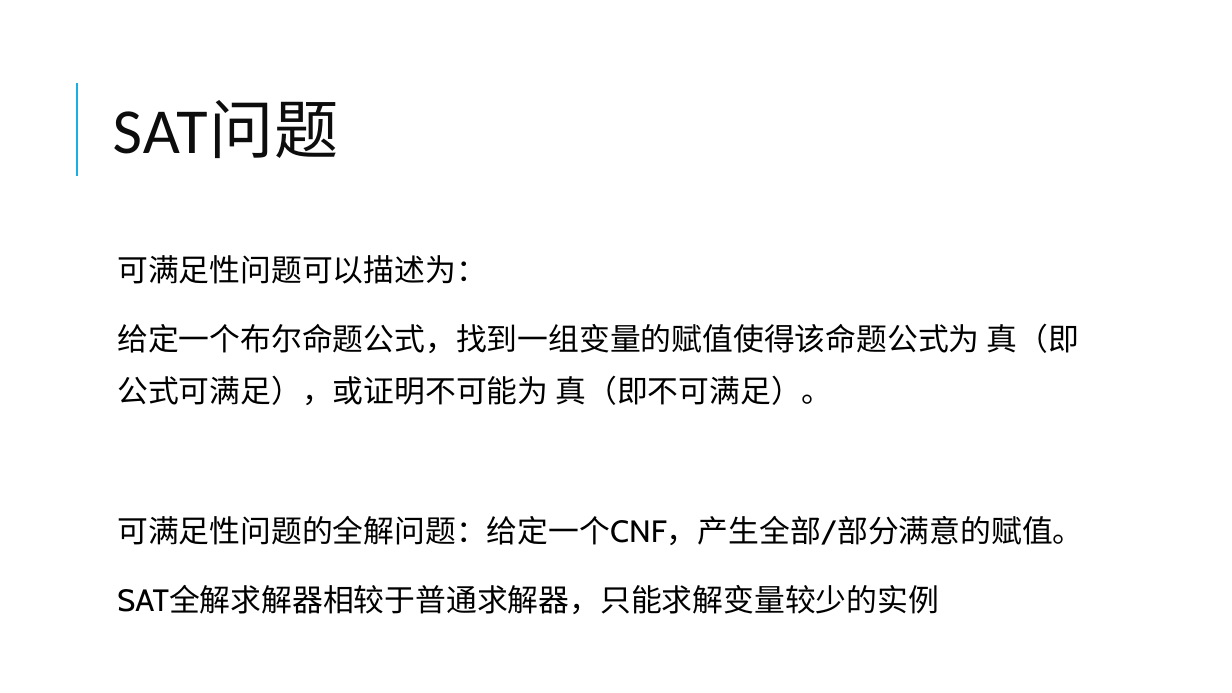
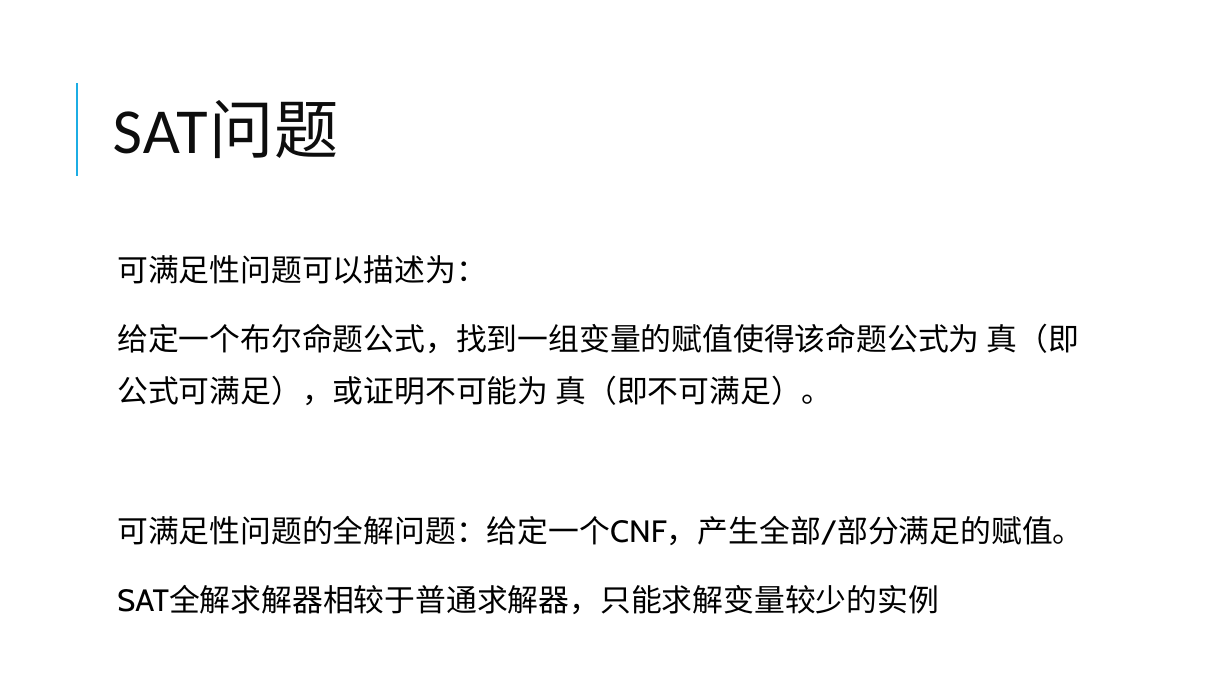
Before and after one commit to yberlin/hello-world, a slide deck: slide 7 of 数电/代数解析器与其密码学领域的应用.pptx. Drawn at 1232x693 pixels with LibreOffice and Linux fonts; fonts in the diff are those of the drawing. Boxes give left, top, right and bottom in pixels: in the first picture for what was removed or moved away, otherwise in the second. Text is boxed around its words. In the diff, an @@ line names an element or a change of style, - is before the commit and + after.

```diff
--- a/数电/代数解析器与其密码学领域的应用.pptx
+++ b/数电/代数解析器与其密码学领域的应用.pptx
@@ text at (x1=117, y1=516, x2=1083, y2=545): text changed @@
-  可满足性问题的全解问题：给定一个CNF，产生全部/部分满意的赋值。
+  可满足性问题的全解问题：给定一个CNF，产生全部/部分满足的赋值。
```
Also in this commit, not shown: 1 other slide changed.
